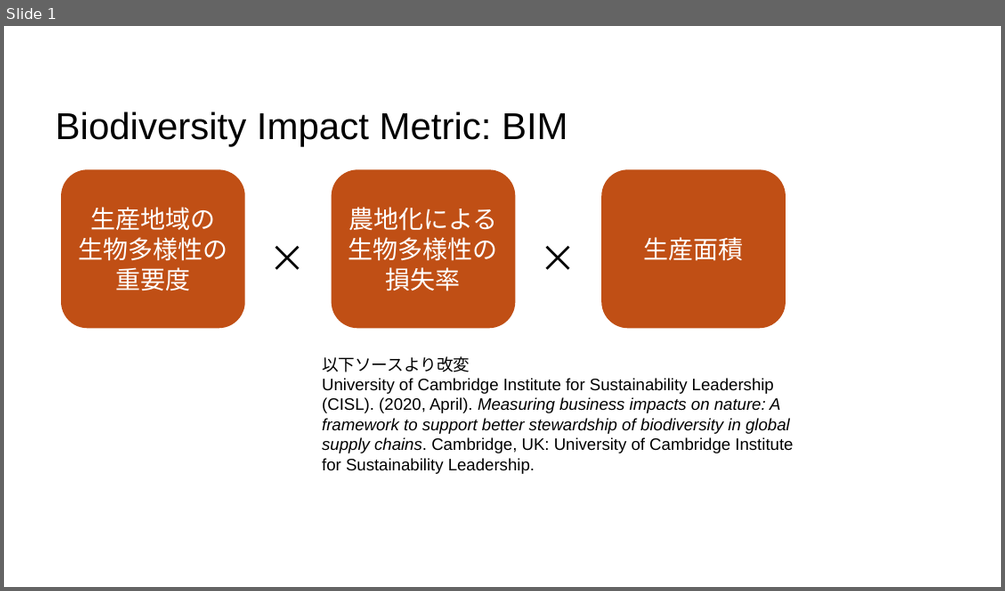
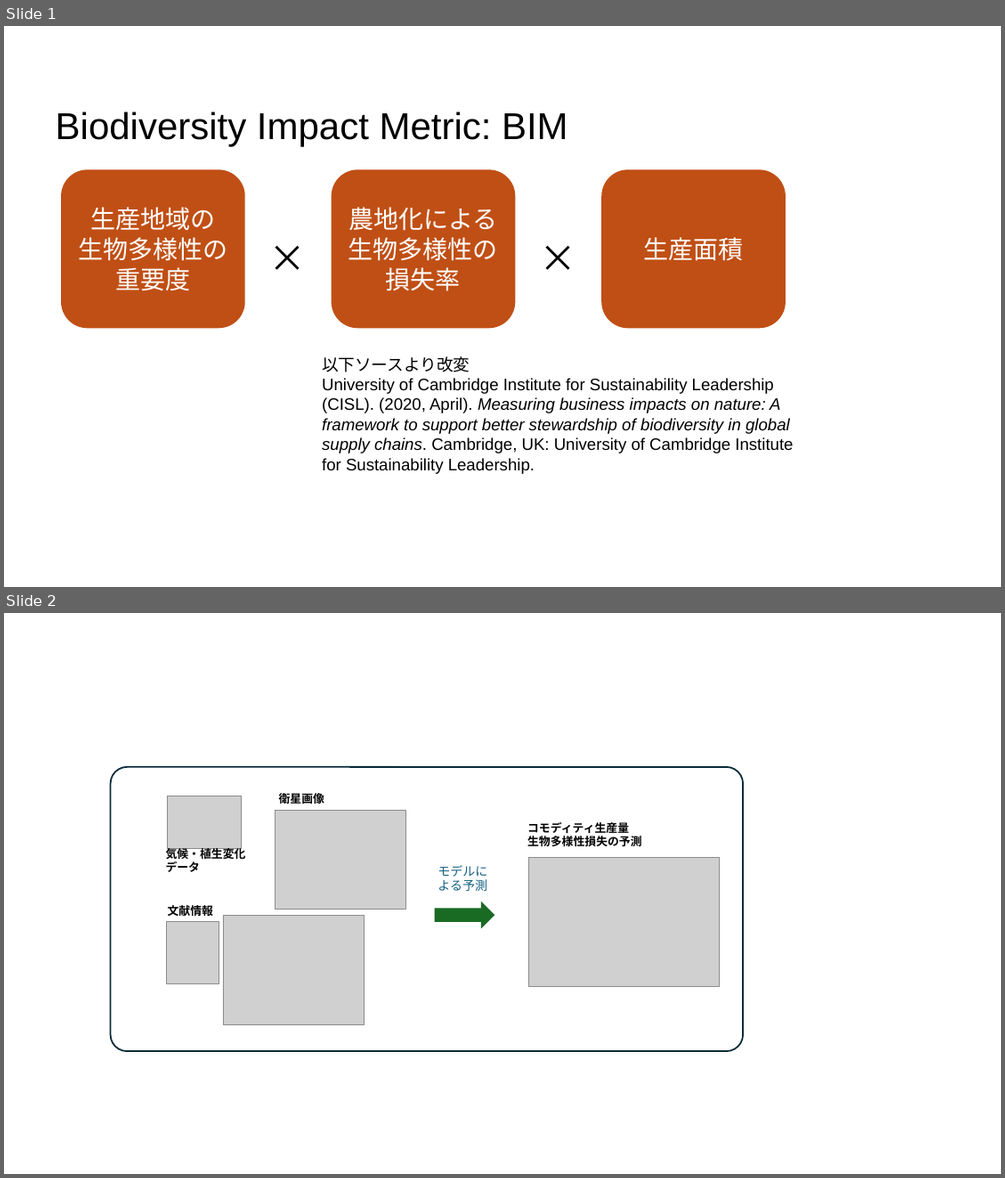
Before and after one commit to think-nature-analysis/gbnat_article_contents, a slide deck: images/03.pptx. Shown one above the other, each under a label of ours: slide 1 before the commit, slides 1 and 2 after it. The pictures are 1005x591 and 1005x1178 pixels, drawn with LibreOffice and Linux fonts; fonts in the diff are those of the drawing; grey boxes stand for pictures. Boxes give left, top, right and bottom in pixels: in the first picture for what was removed or moved away, otherwise in the second. Text is boxed around its words. In the diff, an @@ line names an element or a change of style, - is before the commit and + after.

```diff
--- a/images/03.pptx
+++ b/images/03.pptx
@@ slide 2 added at bbox=[4, 613, 1001, 1174], background #FFFFFF @@
@@ rounded rectangle added at bbox=[110, 767, 743, 1051], fill #FFFFFF, outline #092A39 1.5 pt @@
@@ picture added at bbox=[167, 795, 242, 848] @@
@@ text added at bbox=[279, 791, 324, 807], 11 pt, text #000000, bold @@
+衛星画像
@@ picture added at bbox=[275, 811, 405, 909] @@
@@ text added at bbox=[527, 822, 642, 846], 11 pt, text #000000, bold @@
+コモディティ生産量
+生物多様性損失の予測
@@ text added at bbox=[166, 846, 246, 872], 11 pt, text #000000, bold @@
+気候・植生変化データ
@@ text added at bbox=[437, 865, 487, 891], 12 pt, text #156082 @@
+モデルによる予測
@@ picture added at bbox=[529, 858, 719, 987] @@
@@ text added at bbox=[168, 905, 213, 916], 11 pt, text #000000, bold @@
+文献情報
@@ right arrow added at bbox=[435, 900, 495, 929], fill #196B24 @@
@@ picture added at bbox=[166, 922, 219, 985] @@
@@ picture added at bbox=[223, 915, 364, 1025] @@
```
Also in this commit, not shown: 2 other files.
